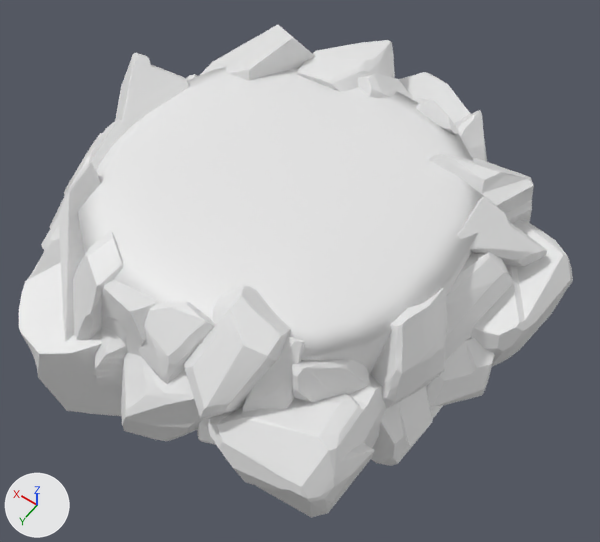
Before and after pictures for a commit that changed the FBX model PlayKits/Terrace/sm_uv_1x_terrace1.fbx.
Both versions are drawn from a camera (50 mm lens) standing at (-0.048, 0.0701, 0.102) and looking at (0.0, 0.003, -0.0034). The axes (+X, +Y, +Z) are drawn at lower left. The lights are the same throughout. Materials are left out; every surface is plain grey. Where no turn or scale is listed for an object, it has been applied to the vertices.

Names of what the first picture shows: 'sm_small_w_terrace4'.
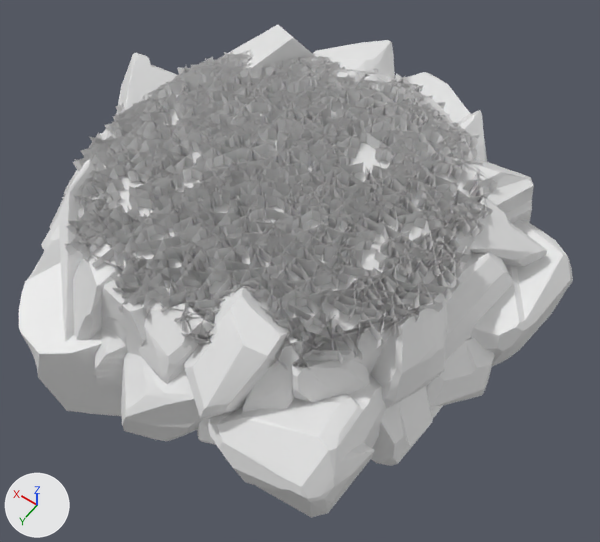
Location of each change, (x1, y1, x2, y2) in pixels of the pictures (600 x 542 px):
part 1 of me_mesh, added: after (62, 50, 498, 370)

The change in detail:
me_mesh is used by ob_sm_small_w_terrace4; location (0.0, 0.0, 0.0).
me_mesh had 8305 vertices, 16331 faces and spanned x -0.0371..0.0437, y -0.0407..0.0407, z -0.0204..0.0204.
me_mesh now has 19345 vertices, 20471 faces and spans x -0.0371..0.0437, y -0.0407..0.0407, z -0.0204..0.0204.
me_mesh part 1: 11040 vertices added at x -0.027..0.0339, y -0.0278..0.0334, z 0.0134..0.0188.
